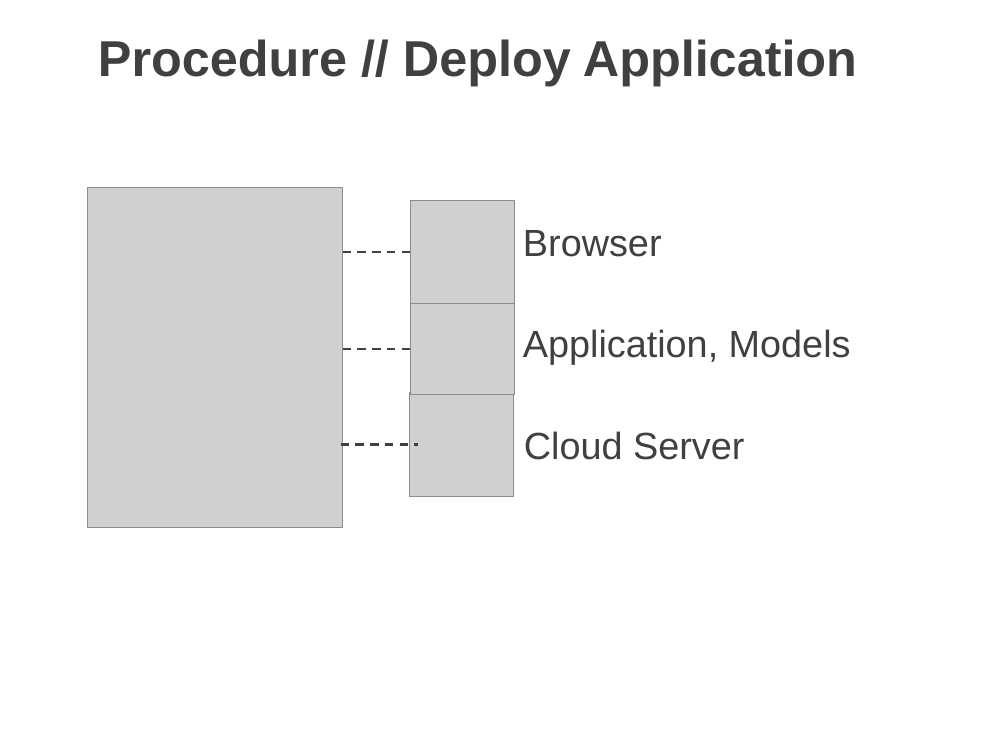
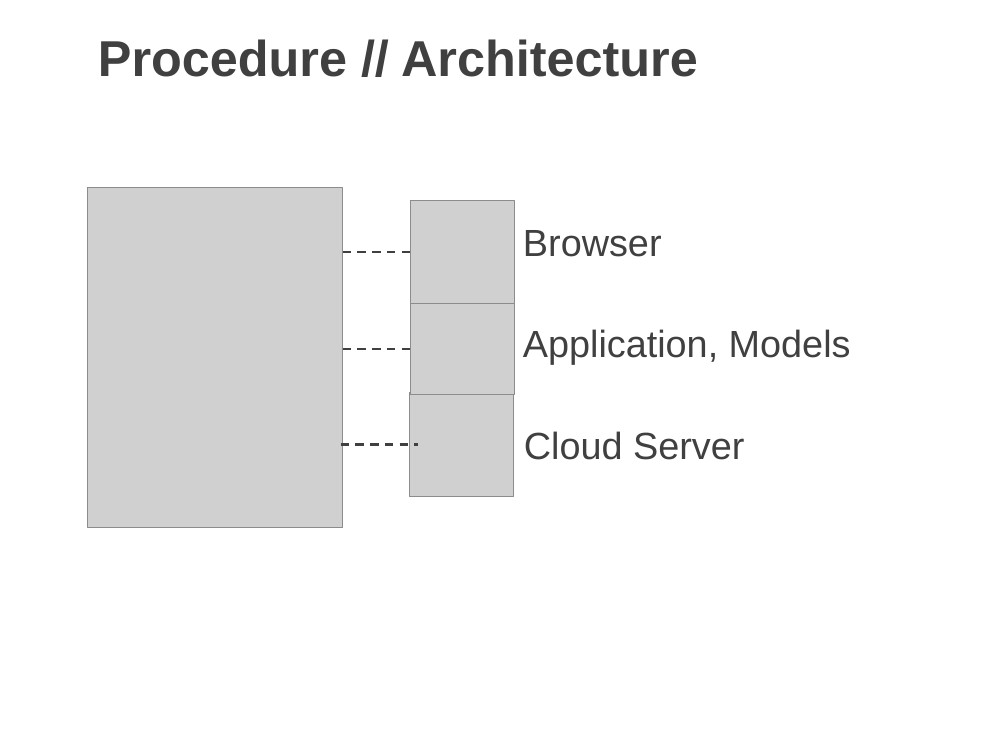
Before and after one commit to josh-dcosta/pjas-thyroid, a slide deck: slide 13 of presentation/Thyroid_Cancer_Recurrence_Presentation_v4.pptx (slide 15 before the commit). Drawn at 1008x756 pixels with LibreOffice and Linux fonts; fonts in the diff are those of the drawing; grey boxes stand for pictures. Boxes give left, top, right and bottom in pixels: in the first picture for what was removed or moved away, otherwise in the second. Text is boxed around its words. In the diff, an @@ line names an element or a change of style, - is before the commit and + after.

```diff
--- a/presentation/Thyroid_Cancer_Recurrence_Presentation_v4.pptx
+++ b/presentation/Thyroid_Cancer_Recurrence_Presentation_v4.pptx
@@ text at [98, 39, 698, 77]: text changed @@
-Procedure // Deploy Application
+Procedure // Architecture
```
Also in this commit, not shown: 4 other slides changed.
